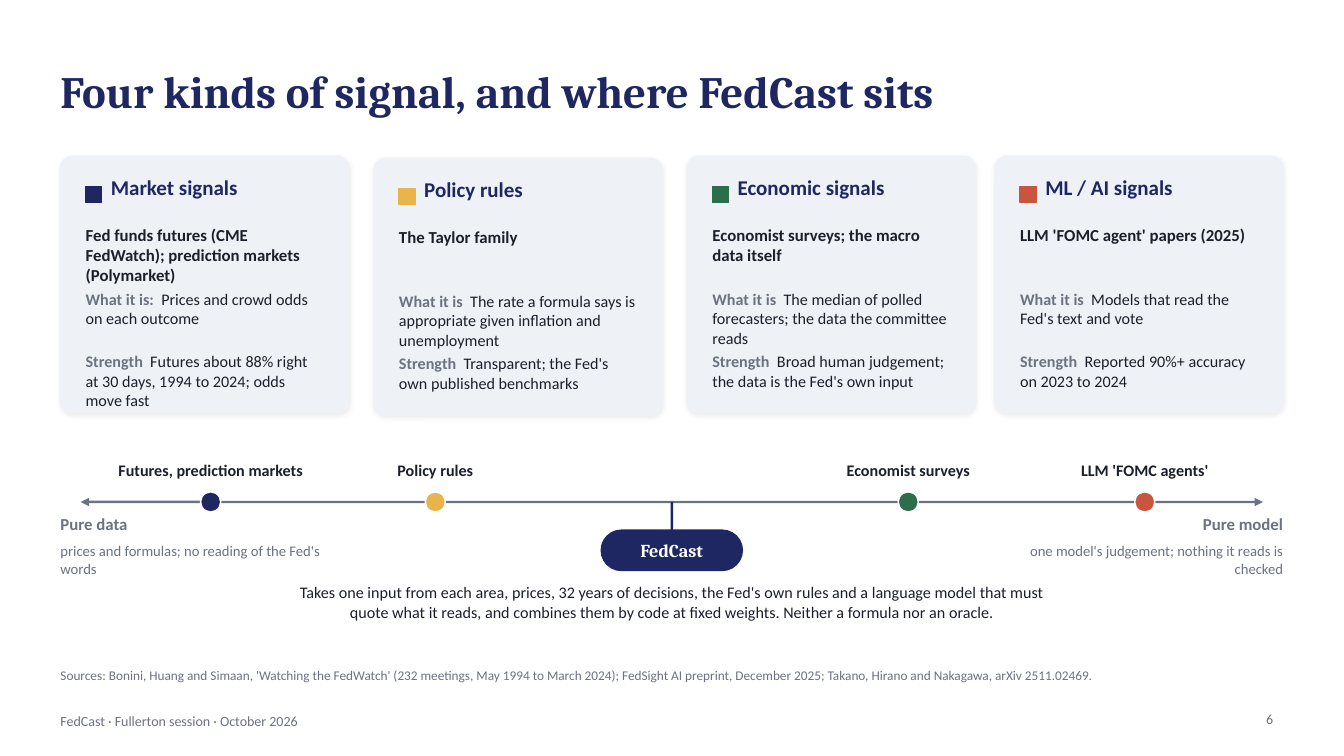
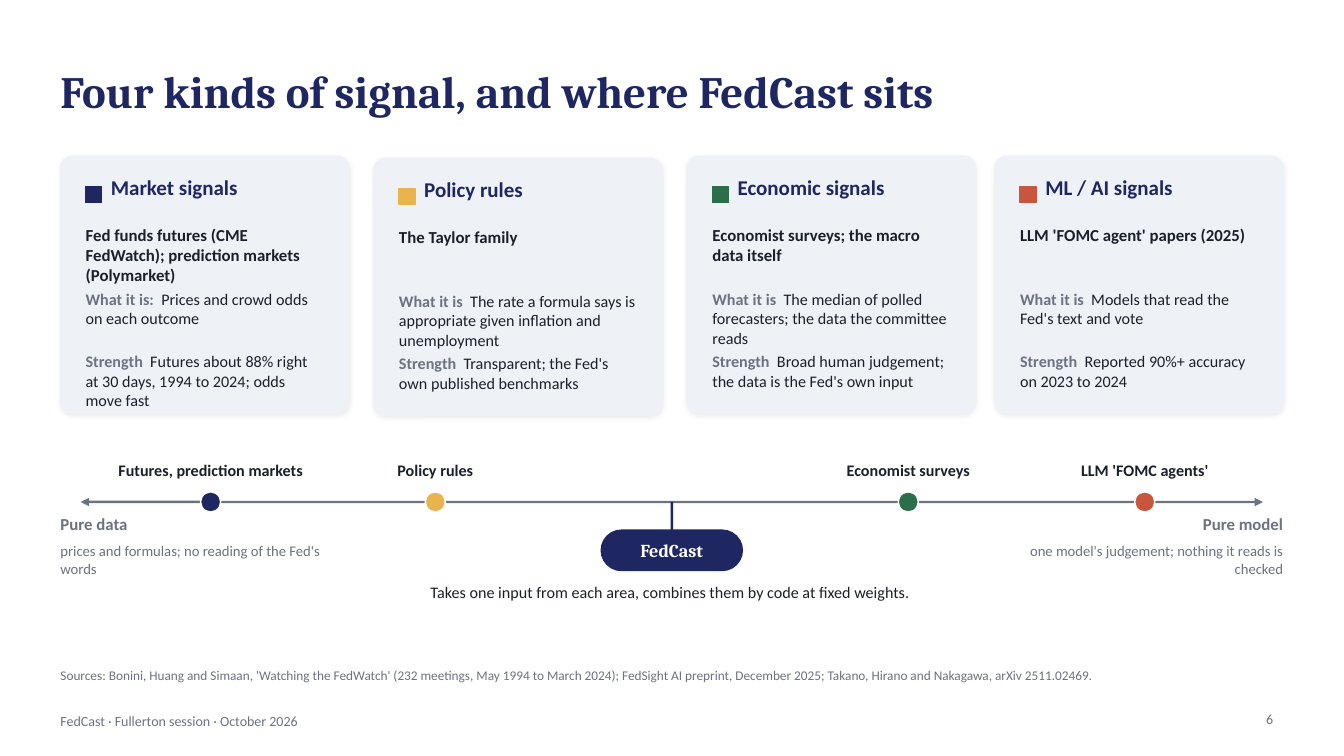
Before and after one commit to kmt112/fed-forecast, a slide deck: slide 6 of docs/FedCast_Fullerton.pptx. Drawn at 1344x756 pixels with LibreOffice and Linux fonts; fonts in the diff are those of the drawing. Boxes give left, top, right and bottom in pixels: in the first picture for what was removed or moved away, otherwise in the second. Text is boxed around its words. In the diff, an @@ line names an element or a change of style, - is before the commit and + after.

```diff
--- a/docs/FedCast_Fullerton.pptx
+++ b/docs/FedCast_Fullerton.pptx
@@ text at bbox=[430, 586, 909, 601]: text changed @@
-Takes one input from each area, prices, 32 years of decisions, the Fed's own rules and a language model that must quote what it reads, and combines them by code at fixed weights. Neither a formula nor an oracle.
+Takes one input from each area, combines them by code at fixed weights.
```
Also in this commit, not shown: 9 other slides changed, 1 slide removed, 1 other file.
